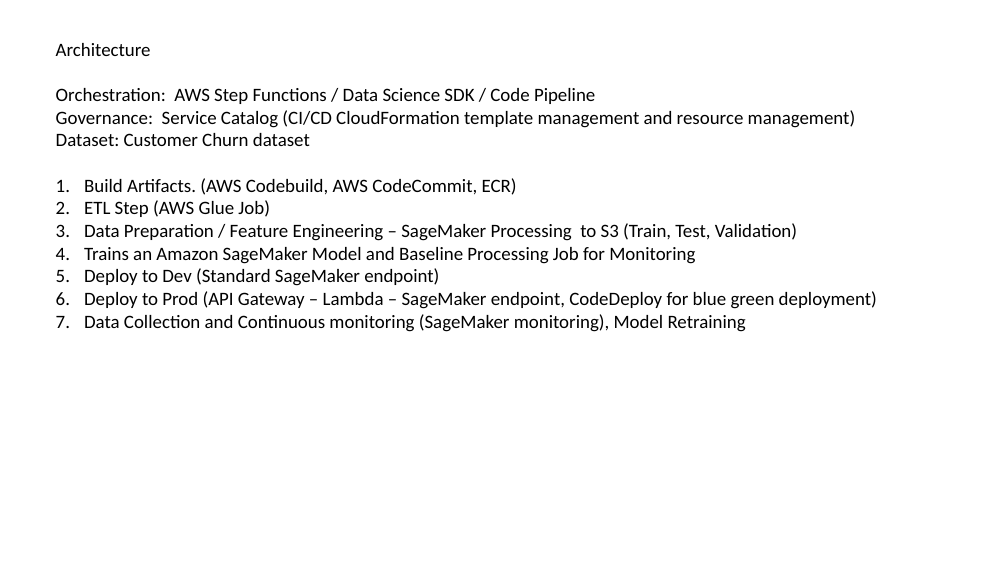
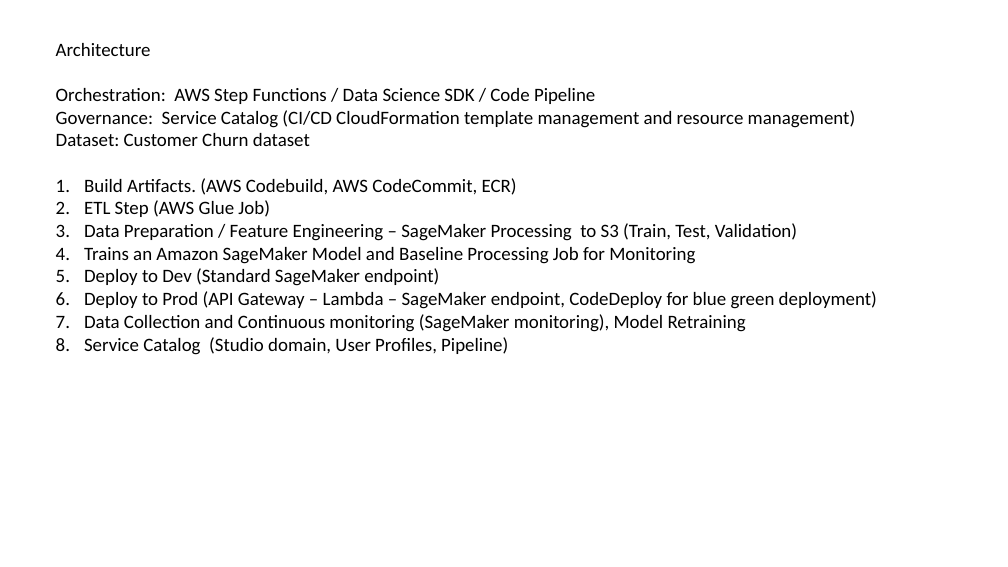
Before and after one commit to Prtfw/sagemaker-mlops-workshop, a slide deck: slide 2 of mlops-pipeline-design.pptx. Drawn at 1008x567 pixels with LibreOffice and Linux fonts; fonts in the diff are those of the drawing. Boxes give left, top, right and bottom in pixels: in the first picture for what was removed or moved away, otherwise in the second. Text is boxed around its words. In the diff, an @@ line names an element or a change of style, - is before the commit and + after.

Commit message:
architecture update

```diff
--- a/mlops-pipeline-design.pptx
+++ b/mlops-pipeline-design.pptx
@@ text at bbox=[84, 337, 508, 355]: paragraph added @@
+8. Service Catalog (Studio domain, User Profiles, Pipeline)
```
